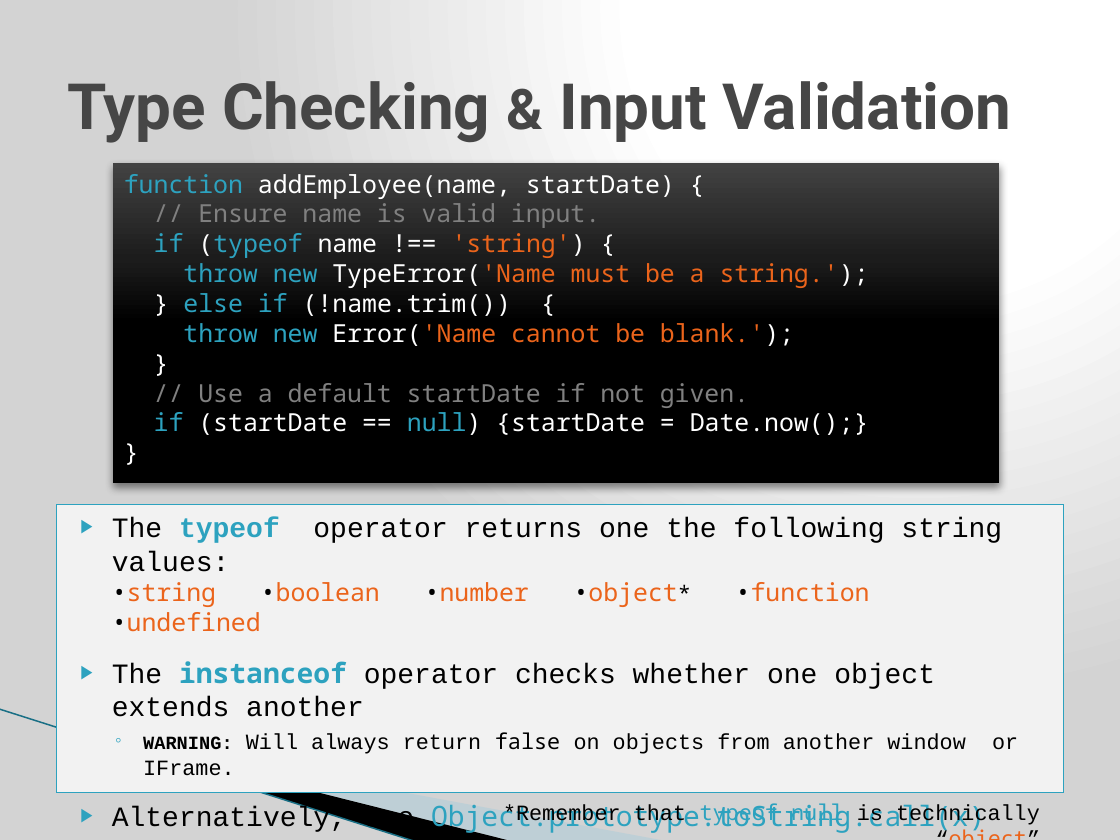
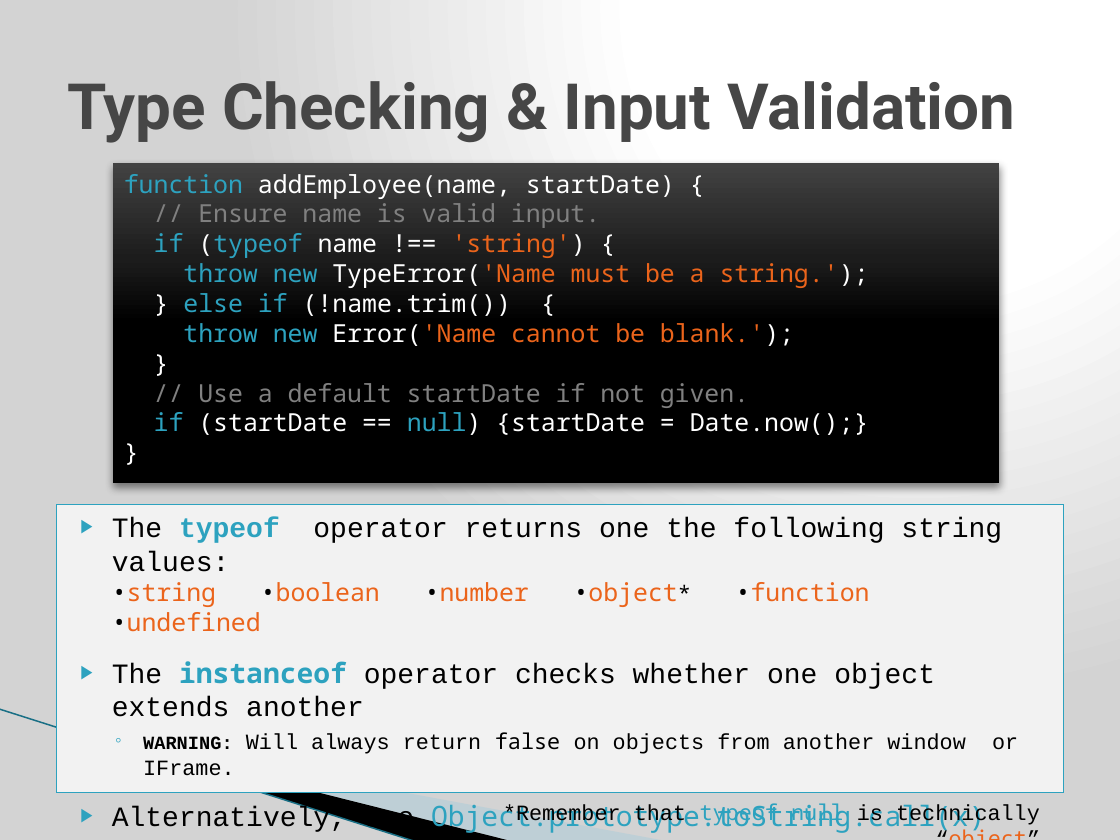
Before and after one commit to j-steve/temp, a slide deck: slide 8 of JavaScript JQuery training.pptx. Drawn at 1120x840 pixels with LibreOffice and Linux fonts; fonts in the diff are those of the drawing; background and template pictures are left out. Boxes give left, top, right and bottom in pixels: in the first picture for what was removed or moved away, otherwise in the second. Text is boxed around its words. In the diff, an @@ line names an element or a change of style, - is before the commit and + after.

```diff
--- a/JavaScript JQuery training.pptx
+++ b/JavaScript JQuery training.pptx
@@ title "Type Checking & Input Validation" at (x1=67, y1=81, x2=1016, y2=143): size 36 to 41 pt in "&" @@
```
Also in this commit, not shown: 10 other slides changed, 3 slides added, 1 slide removed.
